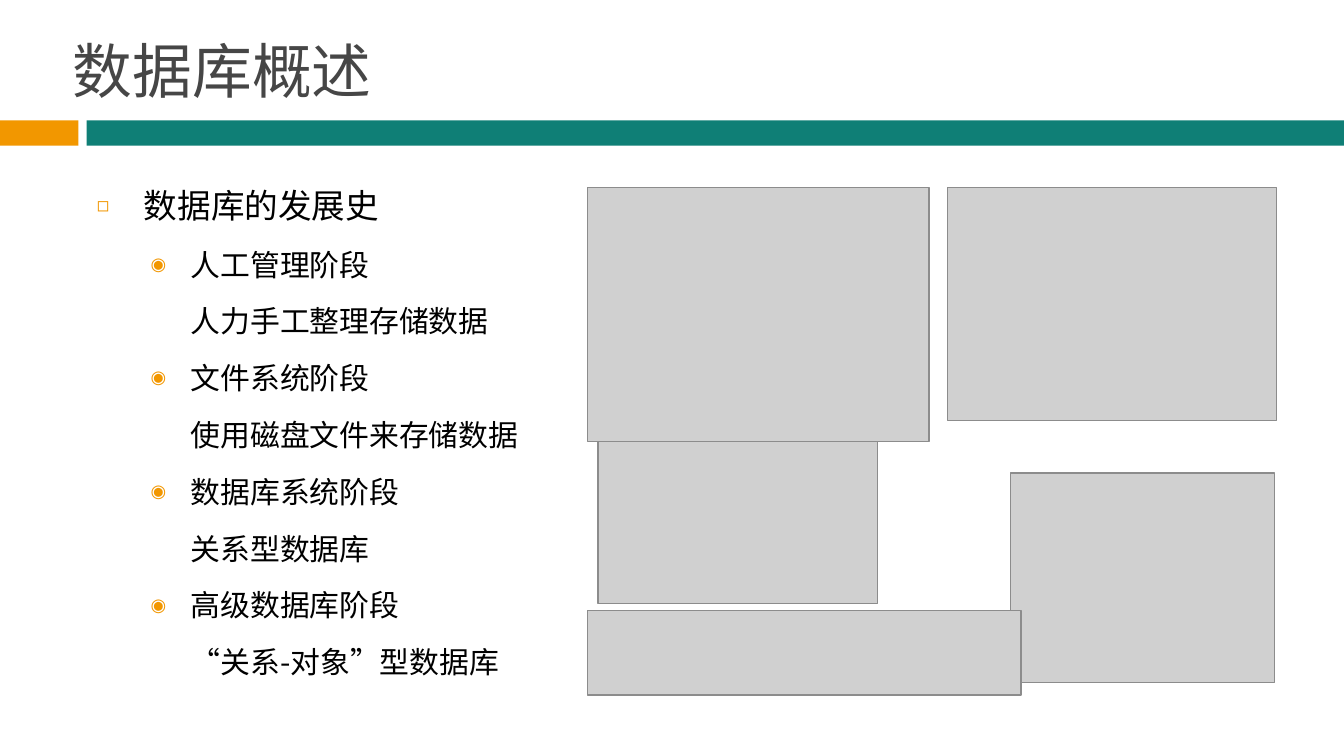
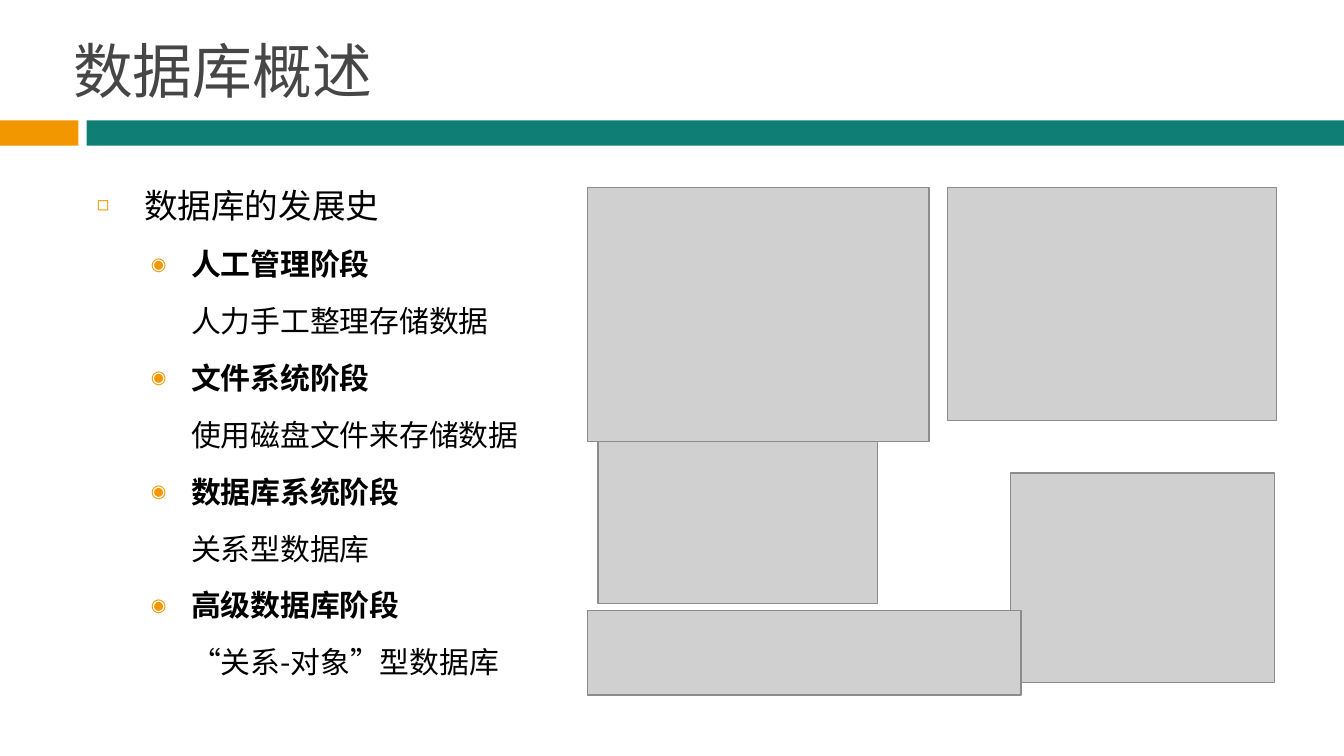
Before and after one commit to hbsiteam/Teaching2013, a slide deck: slide 12 of 3G/MySQL数据库/MySQL_PPT_1.0.0/MySQL-chapter-1-v1.0.0.ppt (slide 11 before the commit). Drawn at 1344x756 pixels with LibreOffice and Linux fonts; fonts in the diff are those of the drawing; grey boxes stand for pictures; background and template pictures are left out. Boxes give left, top, right and bottom in pixels: in the first picture for what was removed or moved away, otherwise in the second. Text is boxed around its words. In the diff, an @@ line names an element or a change of style, - is before the commit and + after.

```diff
--- a/3G/MySQL数据库/MySQL_PPT_1.0.0/MySQL-chapter-1-v1.0.0.ppt
+++ b/3G/MySQL数据库/MySQL_PPT_1.0.0/MySQL-chapter-1-v1.0.0.ppt
@@ text at bbox=[191, 249, 399, 619]: bold on in "人工管理阶段", "文件系统阶段", "数据库系统阶段", "高级数据库阶段" @@
```
Also in this commit, not shown: 15 other slides changed, 1 slide added, 4 other files.
